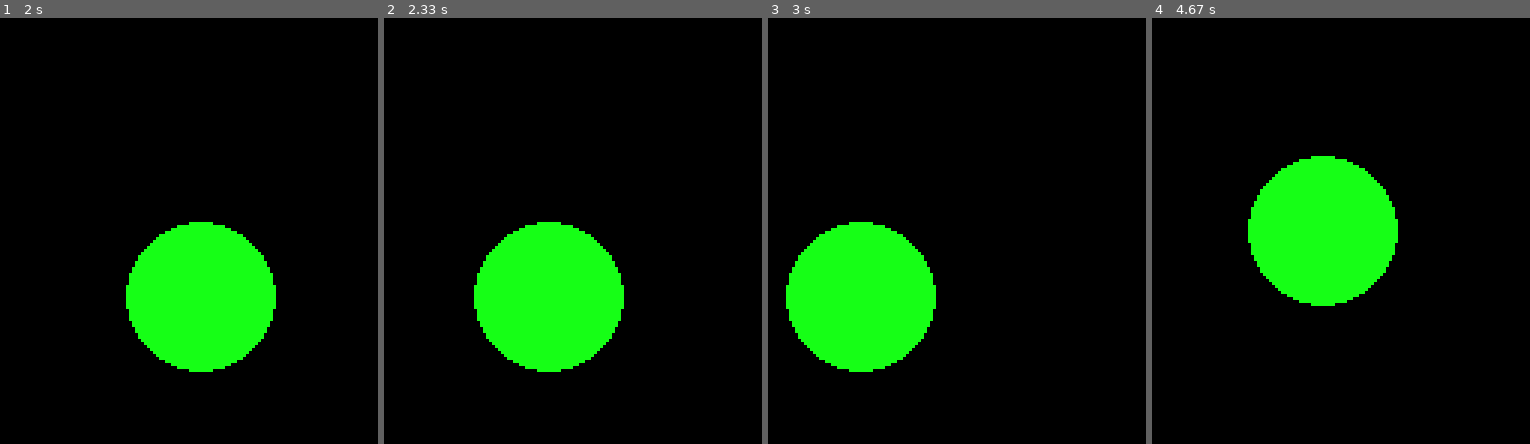
Above: before the commit, frames 1-4 (left to right).
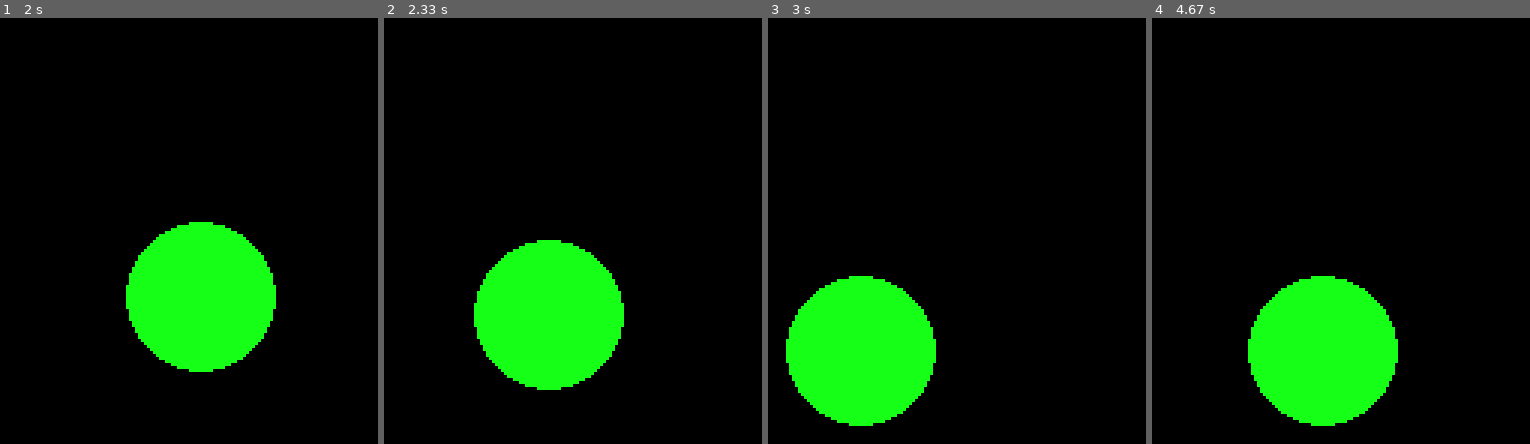
Above: after the commit, the same moments.

Repository: bhawesh2002/learning_path_to_PyGame
Game: pygame game, started from trace the path/trace_path.py
The game is run twice, just before and just after one commit, with the same random seed, the same clock (stepped at 60 frames per second) and the same inputs.
Inputs:
- Up to frame 1 (2 s): hold Right 0.33-0.8 s; hold Up 0.83-1.13 s; hold Right 1.17-1.63 s; hold Left from 1.67 s (still down)
- Up to frame 2 (2.33 s): release Left at 2.2 s; hold Down from 2.23 s (still down)
- Up to frame 3 (3 s): release Down at 2.53 s; hold Left 2.57-2.97 s
- Up to frame 4 (4.67 s): hold Up 3-3.37 s; hold Right 3.4-4.03 s; hold Down 4.07-4.43 s; hold Left from 4.47 s (still down)

Frame 1 is identical in both runs. In frame 2, 3.4% of the frame differs, in the area x 23-64%, y 47-88%; in frame 3, 9.8%; in frame 4, 19%, in the area x 25-66%, y 32-96%.

Commit message:
make the ball move downwards

Diff:
--- a/trace the path/trace_path.py
+++ b/trace the path/trace_path.py
@@ -34,3 +34,9 @@
             y_pos -= 1
         else:
             y_pos = dimensions.topleft[1] +radius
+    if(pygame.key.get_pressed()[K_DOWN]):
+        if(y_pos < dimensions.bottomleft[1] - radius):
+            y_pos += 1
+        else:
+            y_pos = dimensions.bottomleft[1] - radius
+    print(ball.centerx,",",ball.centery)
